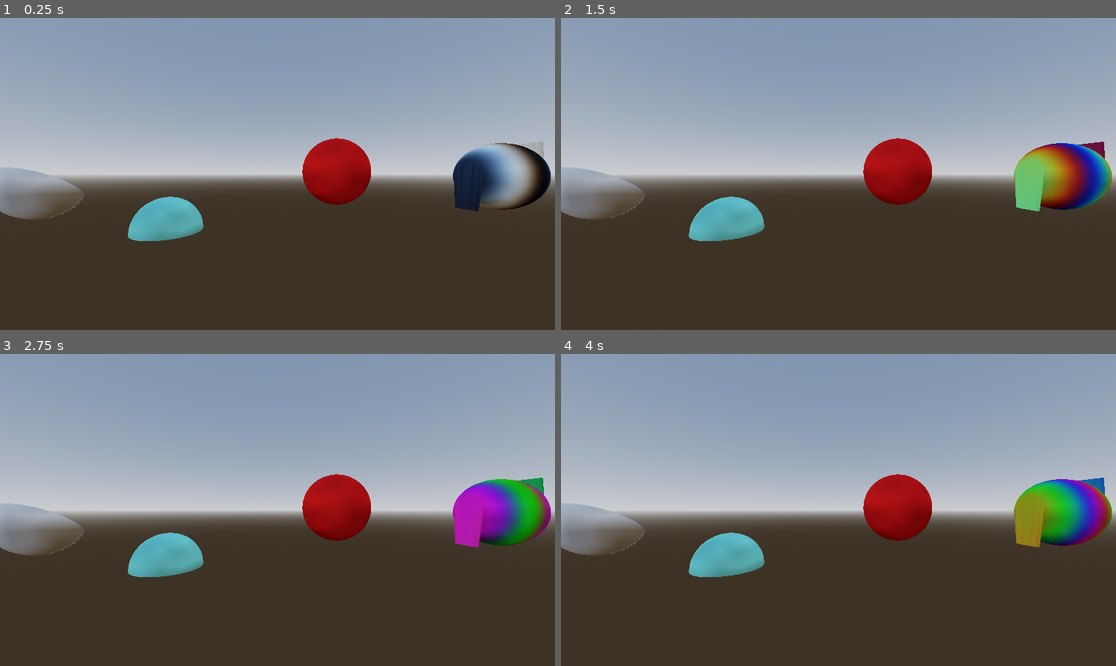
Above: before the commit, frames 1-4 (two rows, left to right).
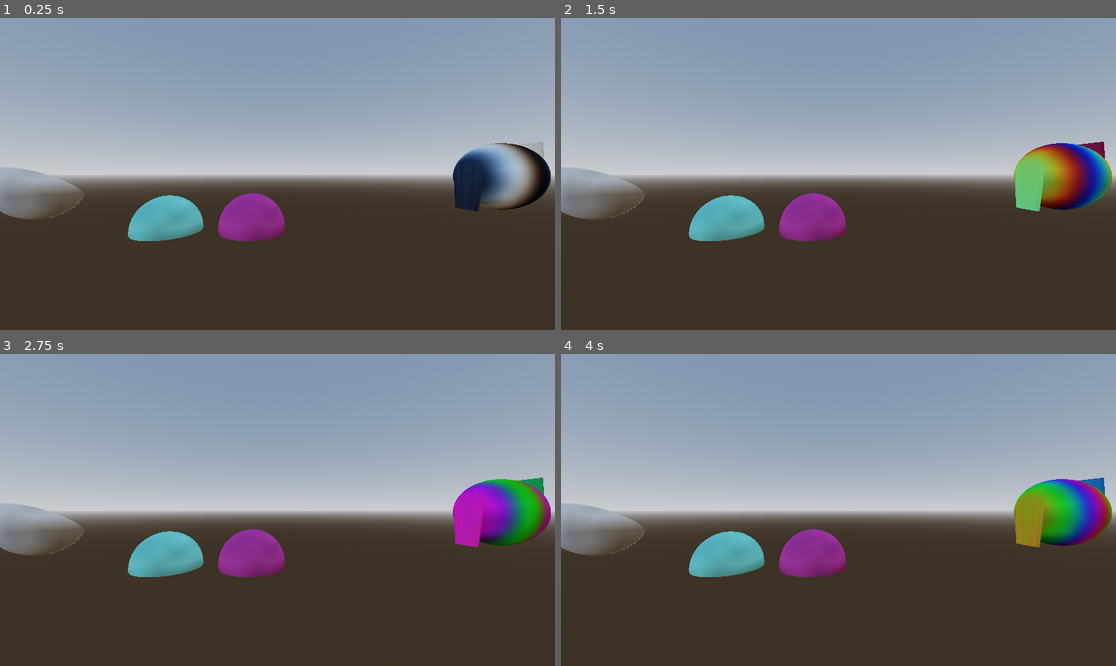
Above: after the commit, the same moments.

Repository: cpoll/sandbox-godot
Game: Godot game, scene res://main.tscn
Same seed, same stepped clock (60 frames per second), same inputs: the game is played once before the commit and once after it.
Inputs:
- Up to frame 1 (0.25 s): no input
- Up to frame 2 (1.5 s): no input
- Up to frame 3 (2.75 s): no input
- Up to frame 4 (4 s): no input

The runs differ from the first frame. In frame 1, 3.6% of the frame differs, in the area x 23-67%, y 38-72%; in frame 2, 3.6%; in frame 3, 3.6%; in frame 4, 3.6%.

Commit message:
warp-visual.tres translated to warp2.gdshader

Diff:
--- a/Shaders/warp.gdshader
+++ b/Shaders/warp.gdshader
@@ -23,3 +23,25 @@
     //}
 
 }
+
+
+
+
+//
+//shader_type spatial;
+//
+///**
+ //* Base Color
+ //* [b]boop[/b]
+//*/
+//uniform vec3 base_color : source_color = vec3(1.0, 0.0, 0.0);
+//
+//
+//void vertex() {
+	//// Called for every vertex the material is visible on.
+//}
+//
+//void fragment() {
+	//// Called for every pixel the material is visible on.
+    //ALBEDO = base_color;
+//}
--- a/Shaders/warp2.gdshader
+++ b/Shaders/warp2.gdshader
@@ -1,22 +1,23 @@
 shader_type spatial;
+render_mode blend_mix, depth_draw_opaque, cull_disabled, diffuse_lambert, specular_schlick_ggx;
 
-/**
- * Base Color
- * [b]boop[/b]
-*/
-uniform vec3 base_color : source_color = vec3(1.0, 0.0, 0.0);
+
+// Varyings
+varying vec3 var_WorldPos;
+
+uniform vec4 base_color : source_color = vec4(0.541729, 0.965740, 0.914706, 1.000000);
+
 
 
 void vertex() {
-	// Called for every vertex the material is visible on.
+	var_WorldPos = (MODEL_MATRIX * vec4(VERTEX, 1.0)).xyz;
+
+    // So, what's localPos?
 }
 
 void fragment() {
-	// Called for every pixel the material is visible on.
-    ALBEDO = base_color;
+// Output:0
+	ALBEDO = vec3(base_color.xyz);
+	ALPHA = var_WorldPos.g;
+	ALPHA_SCISSOR_THRESHOLD = 0.5;
 }
-
-//void light() {
-//	// Called for every pixel for every light affecting the material.
-//	// Uncomment to replace the default light processing function with this one.
-//}
--- a/main.tscn
+++ b/main.tscn
@@ -27,7 +27,7 @@
 [sub_resource type="ShaderMaterial" id="ShaderMaterial_1bvp3"]
 render_priority = 0
 shader = ExtResource("3_h2yge")
-shader_parameter/base_color = Color(1, 0, 0, 1)
+shader_parameter/base_color = Color(0.84302, 0.262057, 0.688483, 1)
 
 [sub_resource type="SphereMesh" id="SphereMesh_lquwl"]
 material = SubResource("ShaderMaterial_1bvp3")
@@ -70,10 +70,10 @@
 surface_material_override/0 = ExtResource("2_0xm2m")
 
 [node name="MeshInstance3D" type="MeshInstance3D" parent="."]
-transform = Transform3D(1, 0, 0, 0, 1, 0, 0, 0, 1, 0.67324, 1.40122, 0)
+transform = Transform3D(1, 0, 0, 0, 1, 0, 0, 0, 1, -0.598621, 0.568429, 0)
 mesh = SubResource("SphereMesh_lquwl")
 
 [node name="WarpVisual" type="MeshInstance3D" parent="."]
-transform = Transform3D(1, 0, 0, 0, 1, 0, 0, 0, 1, -1.88094, 0.513176, 0)
+transform = Transform3D(1, 0, 0, 0, 1, 0, 0, 0, 1, -1.88094, 0.534724, 0)
 material_override = SubResource("ShaderMaterial_lquwl")
 mesh = SubResource("SphereMesh_7mycd")
